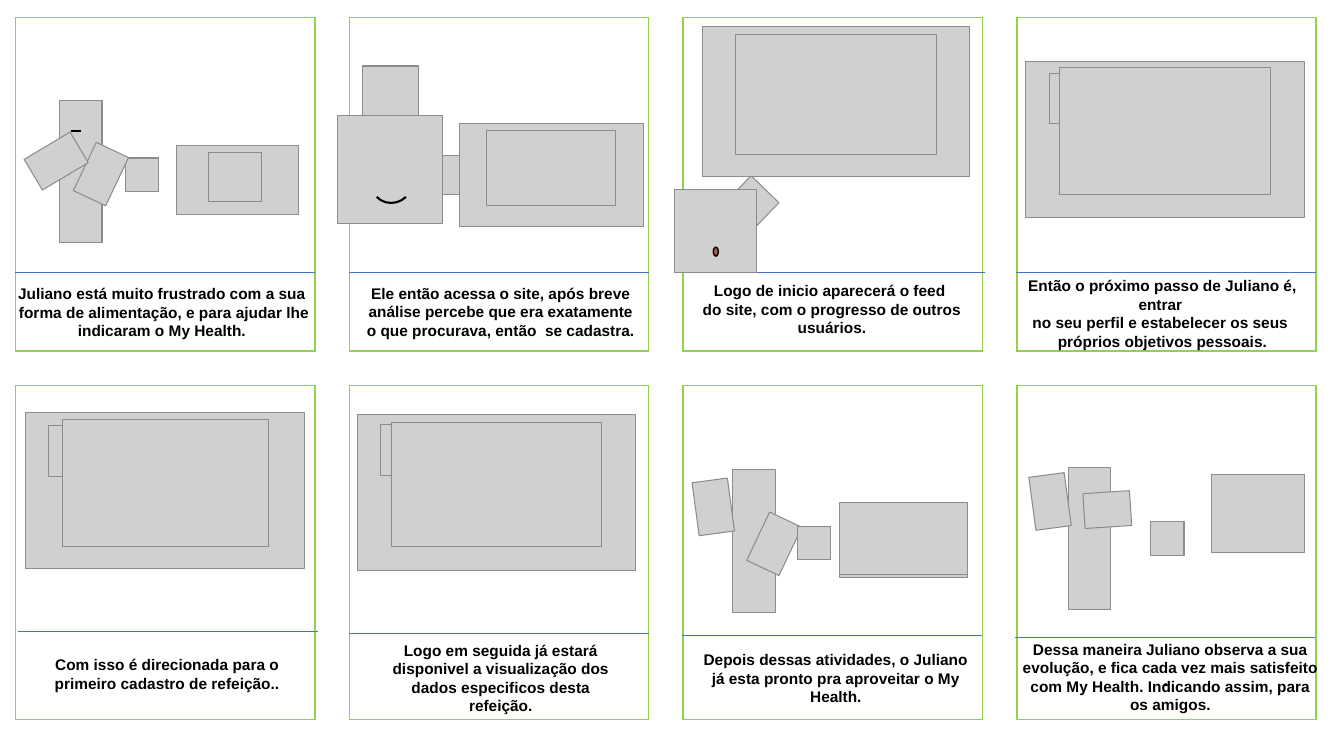
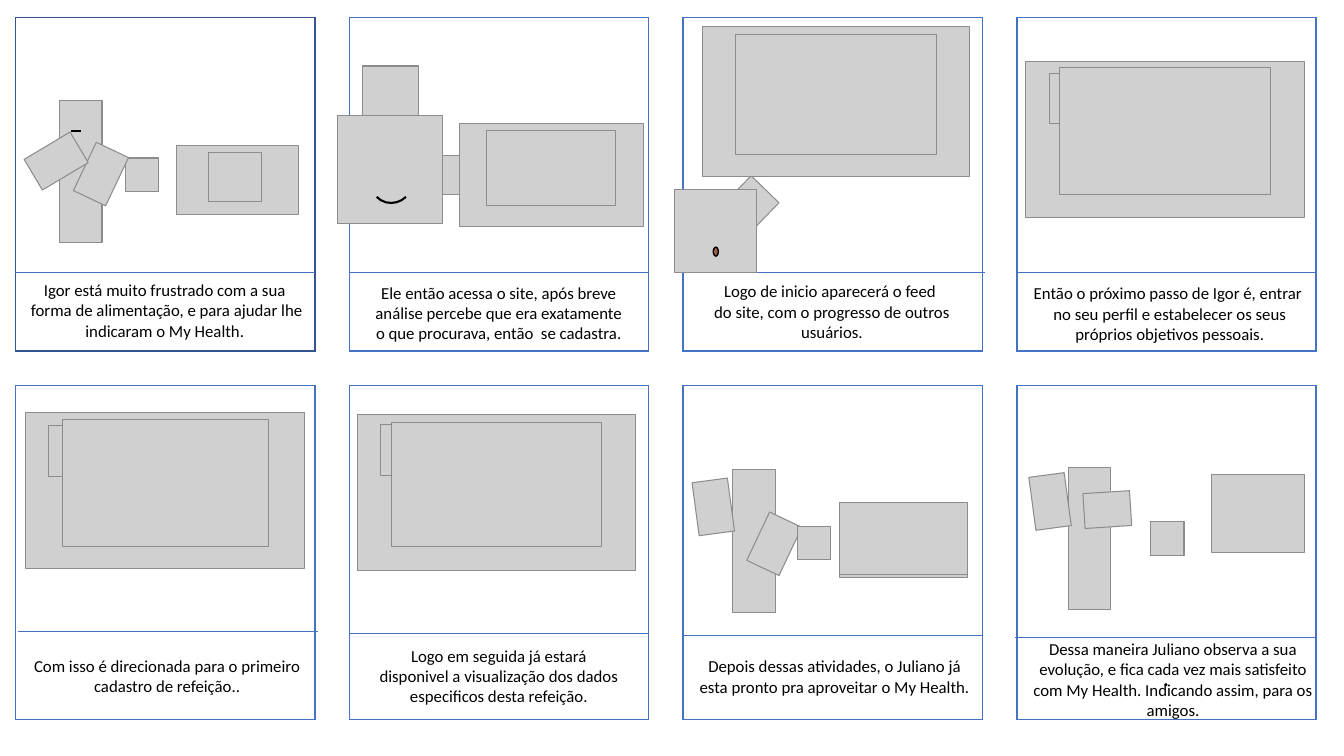
Before and after one commit to mileneoliveira/grupo04-react-web, a slide deck: slide 1 of Documentação/Documentação_Teorica/StoryboardMH.pptx. Drawn at 1344x756 pixels with LibreOffice and Linux fonts; fonts in the diff are those of the drawing; grey boxes stand for pictures. Boxes give left, top, right and bottom in pixels: in the first picture for what was removed or moved away, otherwise in the second. Text is boxed around its words. In the diff, an @@ line names an element or a change of style, - is before the commit and + after.

Commit message:
atualizações
atualizações

```diff
--- a/Documentação/Documentação_Teorica/StoryboardMH.pptx
+++ b/Documentação/Documentação_Teorica/StoryboardMH.pptx
@@ rectangle at [15, 18, 315, 352]: outline #92D050 1 pt to #325491 1 pt @@
@@ text "Igor está muito frustrado com ...": place and size @@
-text "Igor está muito frustrado com ..." at [18, 287, 308, 339]
+text "Igor está muito frustrado com ..." at [31, 284, 302, 340]
@@ text at [44, 284, 285, 299]: text changed; size 11 to 12 pt; font Arial to Calibri; bold off @@
-Juliano está muito frustrado com a sua
+Igor está muito frustrado com a sua
@@ size 11 to 12 pt, font Arial to Calibri, bold off in 6 elements at [34, 660, 300, 695], [714, 285, 949, 338], [1033, 643, 1312, 720], [380, 650, 618, 705], [700, 660, 969, 696], [375, 287, 622, 342] @@
@@ text "Ele então acessa o site, ...": place and size @@
-text "Ele então acessa o site, ..." at [367, 287, 634, 339]
+text "Ele então acessa o site, ..." at [375, 287, 622, 342]
@@ text at [1034, 287, 1302, 343]: text changed; size 11 to 12 pt; font Arial to Calibri; bold off @@
-Então o próximo passo de Juliano é, entrar
-no seu perfil e estabelecer os seus
-próprios objetivos pessoais.
+Então o próximo passo de Igor é, entrar
+no seu perfil e estabelecer os seus próprios objetivos pessoais.
@@ text at [31, 304, 302, 340]: size 11 to 12 pt, font Arial to Calibri, bold off in "forma de alimentação, e para ajudar lhe ..." @@
@@ outline #92D050 1 pt to #4472C4 1 pt in 7 elements at [350, 18, 649, 352], [684, 18, 983, 352], [1017, 18, 1317, 352], [15, 386, 315, 720], [350, 386, 649, 720], [684, 386, 983, 720], [1017, 386, 1317, 720] @@
```
